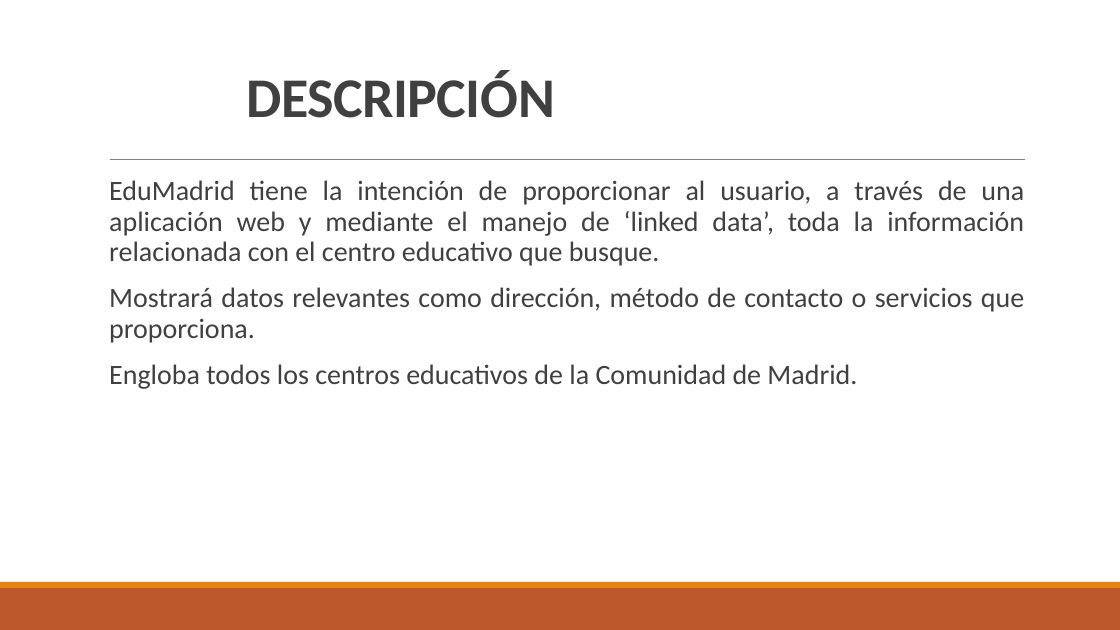
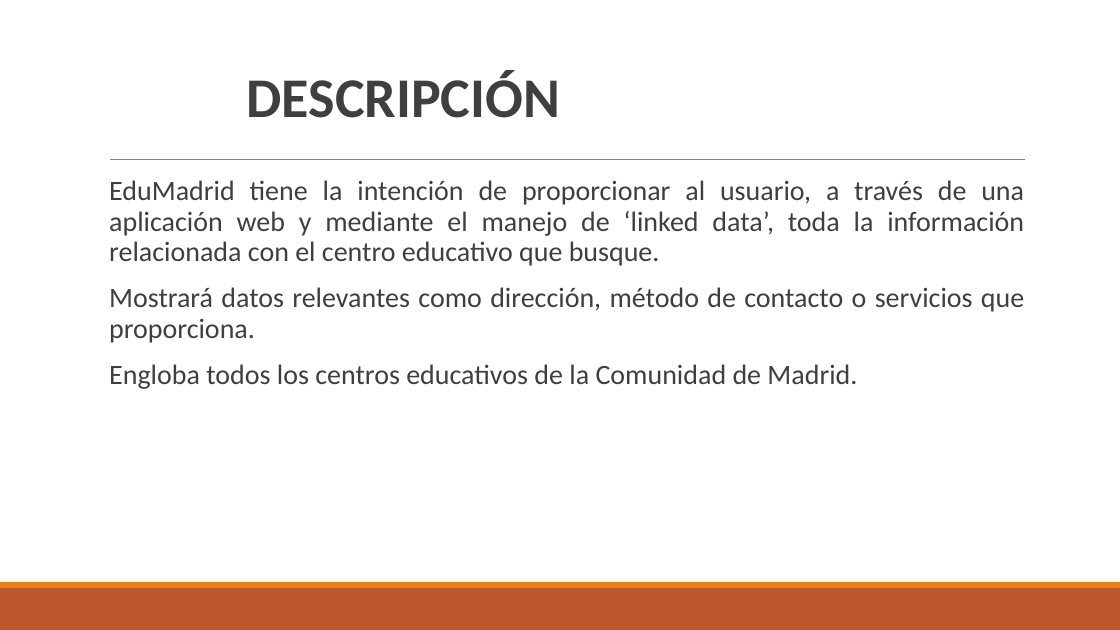
Before and after one commit to FacultadInformatica-LinkedData/Curso2017-2018, a slide deck: slide 3 of HandsOn/Group22/Presentacion/PresentaciónWebSemanticFinal.pptx. Drawn at 1120x630 pixels with LibreOffice and Linux fonts; fonts in the diff are those of the drawing. Boxes give left, top, right and bottom in pixels: in the first picture for what was removed or moved away, otherwise in the second. Text is boxed around its words. In the diff, an @@ line names an element or a change of style, - is before the commit and + after.

```diff
--- a/HandsOn/Group22/Presentacion/PresentaciónWebSemanticFinal.pptx
+++ b/HandsOn/Group22/Presentacion/PresentaciónWebSemanticFinal.pptx
@@ title "DESCRIPCIÓN" at <box>247,71,560,118</box>: text colour #404040 to #3F3F3F, letter spacing -0.5 to 0 pt; indent changed @@
```
Also in this commit, not shown: 9 other slides changed, 2 slides added, 1 slide removed, 1 other file.
